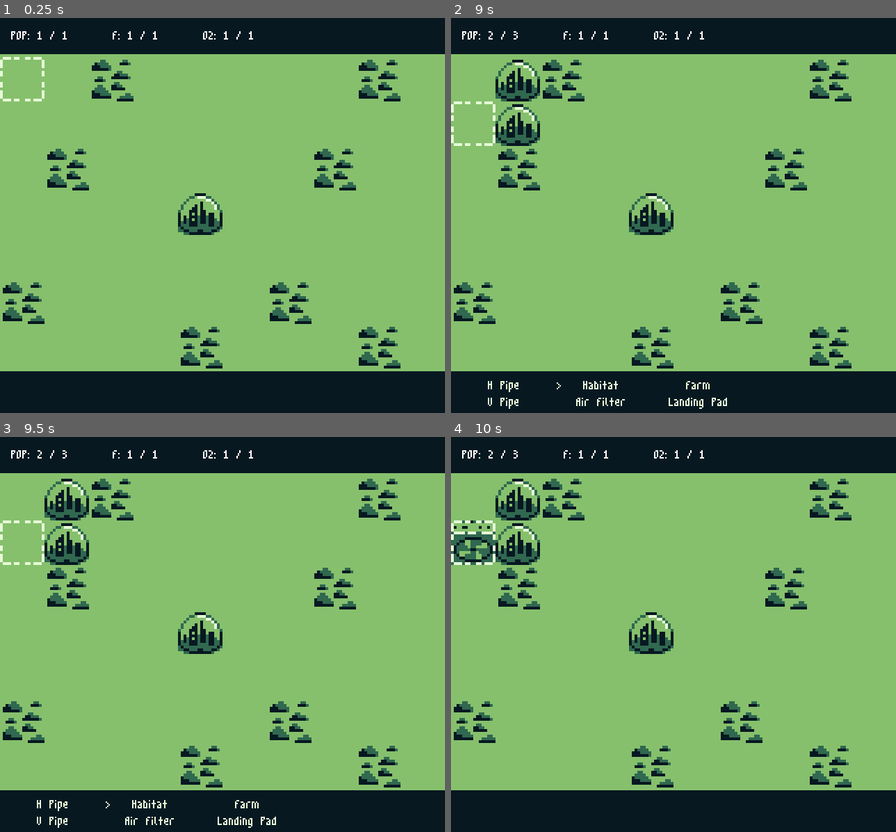
Above: before the commit, frames 1-4 (two rows, left to right).
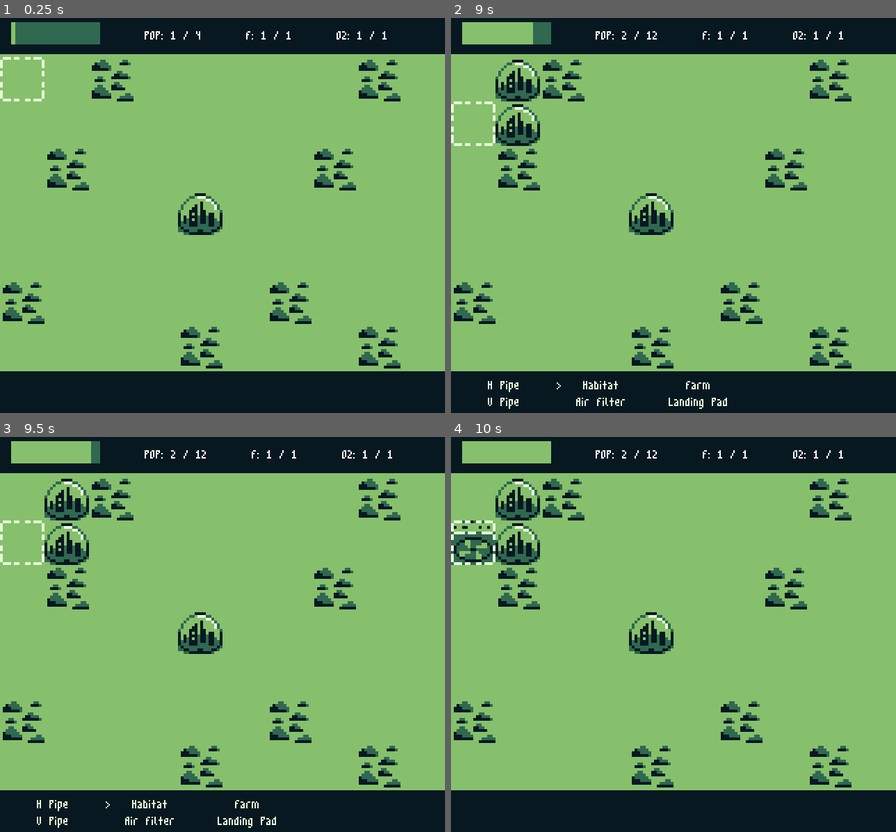
Above: after the commit, the same moments.

Repository: lrozanski/gb-jam-11_space
Game: Godot game, scene res://scenes/main.tscn
Same seed, same stepped clock (60 frames per second), same inputs: the game is played once before the commit and once after it.
Inputs:
- Up to frame 1 (0.25 s): no input
- Up to frame 2 (9 s): tap Enter at 0.5 s; hold D (Right) 0.53-1.28 s; tap Z (Confirm) at 0.6, 1.35, 2, 2.1, 2.75, 2.85, 3.6, 4.25, 4.35, 5.1, 5.85, 6.5, 6.6, 7.35, 8.1, 8.75, 8.85 s; hold S (Down) 1.28-2.03 s; hold D (Right) 2.03-2.78 s; hold W (Up) 2.78-3.53 s; hold A (Left) 3.53-5.03 s; hold S (Down) 5.03-5.78 s; hold D (Right) 5.78-6.53 s; hold W (Up) 6.53-7.28 s; hold D (Right) 7.28-8.03 s; hold S (Down) 8.03-8.78 s; hold A (Left) from 8.78 s (still down)
- Up to frame 3 (9.5 s): keep holding A (Left)
- Up to frame 4 (10 s): release A (Left) at 9.53 s; hold W (Up) from 9.53 s (still down); tap Z (Confirm) at 9.6 s

The runs differ from the first frame. In frame 1, 1.4% of the frame differs, in the area x 2-87%, y 1-7%; in frame 2, 1.4%, in the area x 2-89%, y 1-7%; in frame 3, 1.4%; in frame 4, 1.4%.

Commit message:
Functional population and logic tick timer

Diff:
--- a/buildings/air_filter.tscn
+++ b/buildings/air_filter.tscn
@@ -8,6 +8,7 @@
 [node name="Air Filter" type="StaticBody2D"]
 collision_layer = 2
 collision_mask = 0
+metadata/type = "Air Filter"
 
 [node name="Sprite2D" type="Sprite2D" parent="."]
 scale = Vector2(4, 4)
--- a/buildings/farm.tscn
+++ b/buildings/farm.tscn
@@ -8,6 +8,7 @@
 [node name="Farm" type="StaticBody2D"]
 collision_layer = 2
 collision_mask = 0
+metadata/type = "Farm"
 
 [node name="Sprite2D" type="Sprite2D" parent="."]
 scale = Vector2(4, 4)
--- a/buildings/habitat.tscn
+++ b/buildings/habitat.tscn
@@ -10,6 +10,7 @@
 collision_layer = 2
 collision_mask = 0
 script = ExtResource("1_kryie")
+metadata/type = "Habitat"
 
 [node name="Sprite2D" type="Sprite2D" parent="."]
 scale = Vector2(4, 4)
--- a/buildings/landing_pad.tscn
+++ b/buildings/landing_pad.tscn
@@ -8,6 +8,7 @@
 [node name="Landing Pad" type="StaticBody2D"]
 collision_layer = 2
 collision_mask = 0
+metadata/type = "Landing Pad"
 
 [node name="Sprite2D" type="Sprite2D" parent="."]
 scale = Vector2(4, 4)
--- a/buildings/pipe.tscn
+++ b/buildings/pipe.tscn
@@ -11,6 +11,7 @@
 collision_layer = 2
 collision_mask = 0
 script = ExtResource("1_sxpsw")
+metadata/type = "Pipe"
 
 [node name="Horizontal" type="Sprite2D" parent="."]
 scale = Vector2(4, 4)
--- a/events/EventBus.gd
+++ b/events/EventBus.gd
@@ -4,6 +4,7 @@
 static var SECONDS_PER_TICK
 
 @onready var game_logic_tick: Timer = $"GameLogicTick"
+@onready var logic_tick_progress_bar: TextureProgressBar = $"%ResourceBar/%Resources/%TextureProgressBar"
 
 var registered_actions: Array[Callable] = []
 var registered_oneshot_actions: Array[Callable] = []
@@ -12,6 +13,10 @@
 func _ready():
 	SECONDS_PER_TICK = game_logic_tick.wait_time
 	game_logic_tick.connect("timeout", logic_tick)
+
+
+func _process(delta: float):
+	logic_tick_progress_bar.value = (game_logic_tick.wait_time - game_logic_tick.time_left) / game_logic_tick.wait_time
 
 
 func register_action_per_tick(action: Callable):
--- a/map/Map.gd
+++ b/map/Map.gd
@@ -69,6 +69,6 @@
 	var building = buildings.query_building(cursor_position)
 
 	if building != null:
-		print("building_removed(%s)" % building.name as String)
-		building_removed.emit(building.name as String)
+		print("building_removed(%s)" % building.get_meta("type"))
+		building_removed.emit(building.get_meta("type"))
 		building.queue_free()
--- a/resources/ResourceManager.gd
+++ b/resources/ResourceManager.gd
@@ -2,7 +2,7 @@
 class_name ResourceManager
 
 static var POPULATION = 1
-static var MAX_POPULATION = 1
+static var MAX_POPULATION = 0
 static var FOOD = 0
 static var OXYGEN = 0
 
@@ -16,7 +16,7 @@
 @onready var event_bus: EventBus = $"%EventBus"
 @onready var map: Map = $"%TileMap"
 @onready var ui_resources: HBoxContainer = $"%ResourceBar/%Resources"
-@onready var population_label: Label = ui_resources.get_node("Population") as Label
+@onready var population_label: Label = ui_resources.get_node("Population")
 
 
 func _ready():
@@ -24,6 +24,8 @@
 	map.connect("building_removed", _on_building_removed)
 
 	event_bus.register_action_per_tick(update_resources)
+	increase_max_population()
+	_update_resource_ui()
 
 
 func _on_building_built(building):
@@ -66,12 +68,12 @@
 
 
 func increase_max_population():
-	MAX_POPULATION += 1
+	MAX_POPULATION += 4
 	_update_resource_ui()
 
 
 func decrease_max_population():
-	MAX_POPULATION -= 1
+	MAX_POPULATION -= 4
 	_update_resource_ui()
 
 
--- a/ui/resource_bar.tscn
+++ b/ui/resource_bar.tscn
@@ -1,6 +1,7 @@
-[gd_scene load_steps=2 format=3 uid="uid://e1bc40hbyw57"]
+[gd_scene load_steps=3 format=3 uid="uid://e1bc40hbyw57"]
 
 [ext_resource type="Theme" uid="uid://lrjbiv84hnp2" path="res://ui/theme.tres" id="1_v4usn"]
+[ext_resource type="Texture2D" uid="uid://q0p6rm4kb7ed" path="res://ui/sprites/white_texture.png" id="2_tsgia"]
 
 [node name="ResourceBar" type="PanelContainer"]
 custom_minimum_size = Vector2(640, 60)
@@ -21,6 +22,22 @@
 layout_mode = 2
 theme_override_constants/separation = 64
 
+[node name="MarginContainer" type="MarginContainer" parent="MarginContainer/Resources"]
+layout_mode = 2
+
+[node name="TextureProgressBar" type="TextureProgressBar" parent="MarginContainer/Resources/MarginContainer"]
+unique_name_in_owner = true
+custom_minimum_size = Vector2(128, 32)
+layout_mode = 2
+size_flags_vertical = 4
+max_value = 1.0
+step = 0.025
+nine_patch_stretch = true
+texture_under = ExtResource("2_tsgia")
+texture_progress = ExtResource("2_tsgia")
+tint_under = Color(0.188235, 0.407843, 0.313726, 1)
+tint_progress = Color(0.52549, 0.752941, 0.423529, 1)
+
 [node name="Population" type="Label" parent="MarginContainer/Resources"]
 layout_mode = 2
 text = "POP: 1 / 1"
Binary file added: ui/sprites/white_texture.png
Not shown, added: ui/sprites/white_texture.png.import
